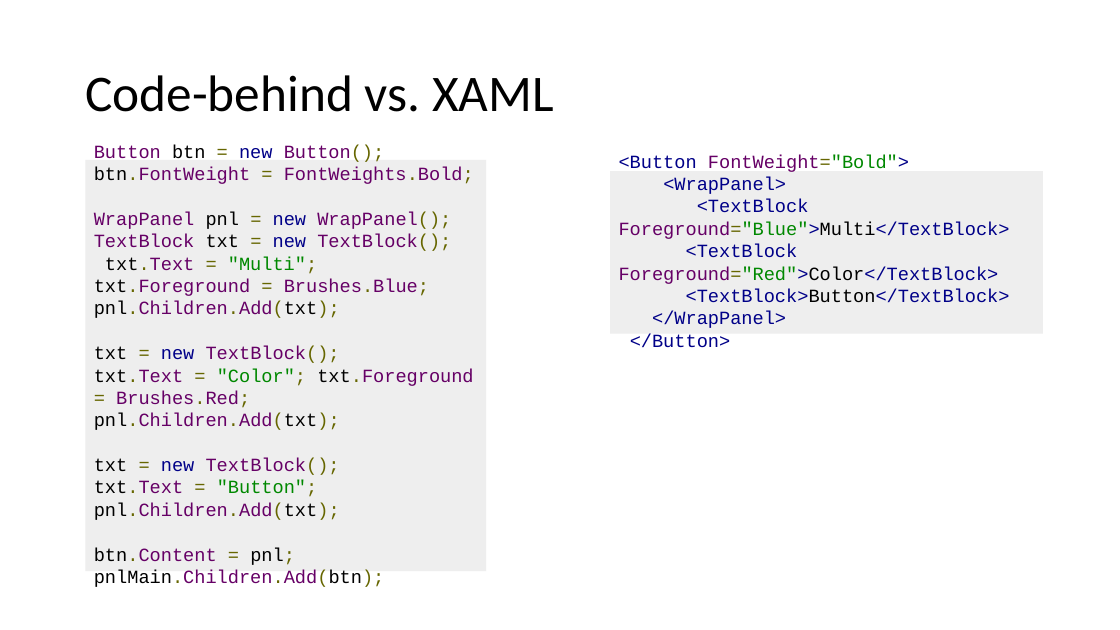
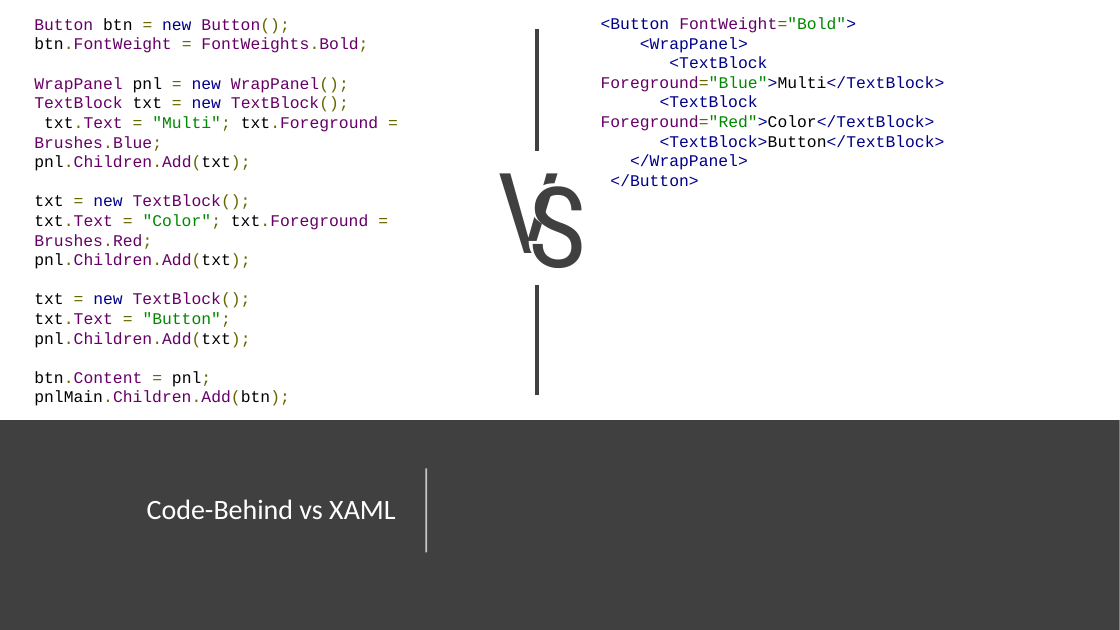
Before and after one commit to danieleromanazzi/wpf-tutorial, a slide deck: slide 25 of wpf-tutorial.pptx (slide 18 before the commit). Drawn at 1120x630 pixels with LibreOffice and Linux fonts; fonts in the diff are those of the drawing. Boxes give left, top, right and bottom in pixels: in the first picture for what was removed or moved away, otherwise in the second. Text is boxed around its words. In the diff, an @@ line names an element or a change of style, - is before the commit and + after.

```diff
--- a/wpf-tutorial.pptx
+++ b/wpf-tutorial.pptx
@@ rectangle "Button btn = new Button();": place and size @@
-rectangle "Button btn = new Button();" at (86, 160, 486, 571)
+rectangle "Button btn = new Button();" at (26, 32, 459, 392)
@@ rectangle "Button btn = new Button();" at (26, 32, 459, 392): size 16 to 14 pt; fill #EEEEEE to #FFFFFF; outline none to #FFFFFF 1 pt @@
@@ line added from (537, 29) to (537, 396), #404040 3 pt @@
@@ rectangle "<Button FontWeight="Bold">" at (592, 32, 974, 175): size 16 to 14 pt; fill #EEEEEE to #FFFFFF; outline none to #FFFFFF 1 pt @@
@@ rectangle "<Button FontWeight="Bold">": place and size @@
-rectangle "<Button FontWeight="Bold">" at (610, 171, 1043, 334)
+rectangle "<Button FontWeight="Bold">" at (592, 32, 974, 175)
@@ text added at (489, 138, 565, 282), 96 pt, text #404040 @@
+V
@@ text added at (517, 149, 581, 298), 96 pt, text #FFFFFF @@
+S
@@ rectangle added at (475, 151, 602, 285), fill #FFFFFF, outline #FFFFFF 1 pt @@
@@ text added at (520, 151, 584, 296), 96 pt, text #404040 @@
+S
@@ rectangle added at (0, 420, 1120, 630), fill #404040 @@
@@ line added from (426, 553) to (426, 469), #FFFFFF 1.5 pt @@
@@ title at (147, 499, 395, 519): text changed; size 44 to 24 pt; text colour #000000 to #FFFFFF @@
-Code-behind vs. XAML
+Code-Behind vs XAML
```
Also in this commit, not shown: 16 other slides changed, 57 slides added, 4 slides removed, 3 other files.
